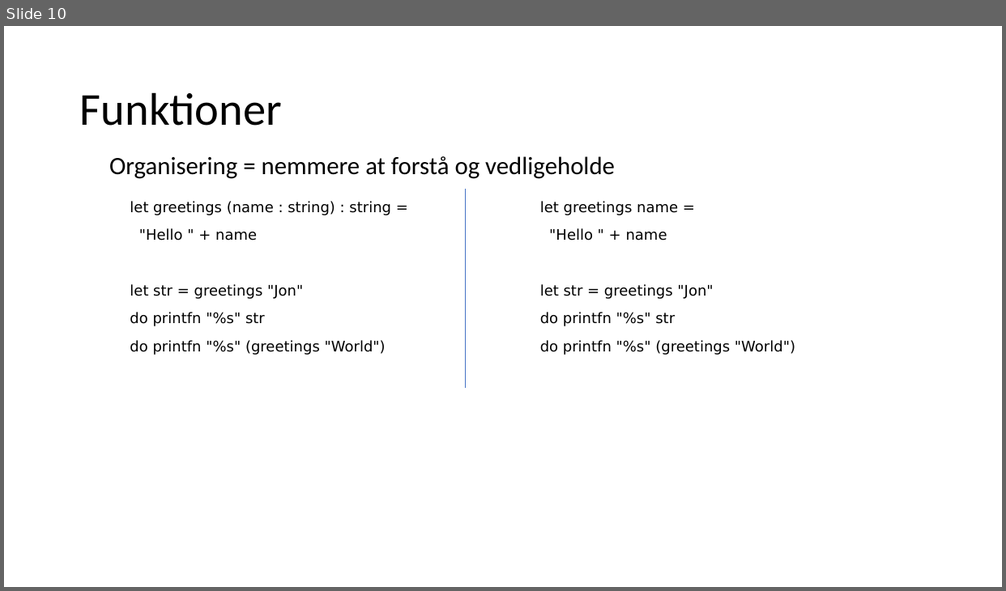
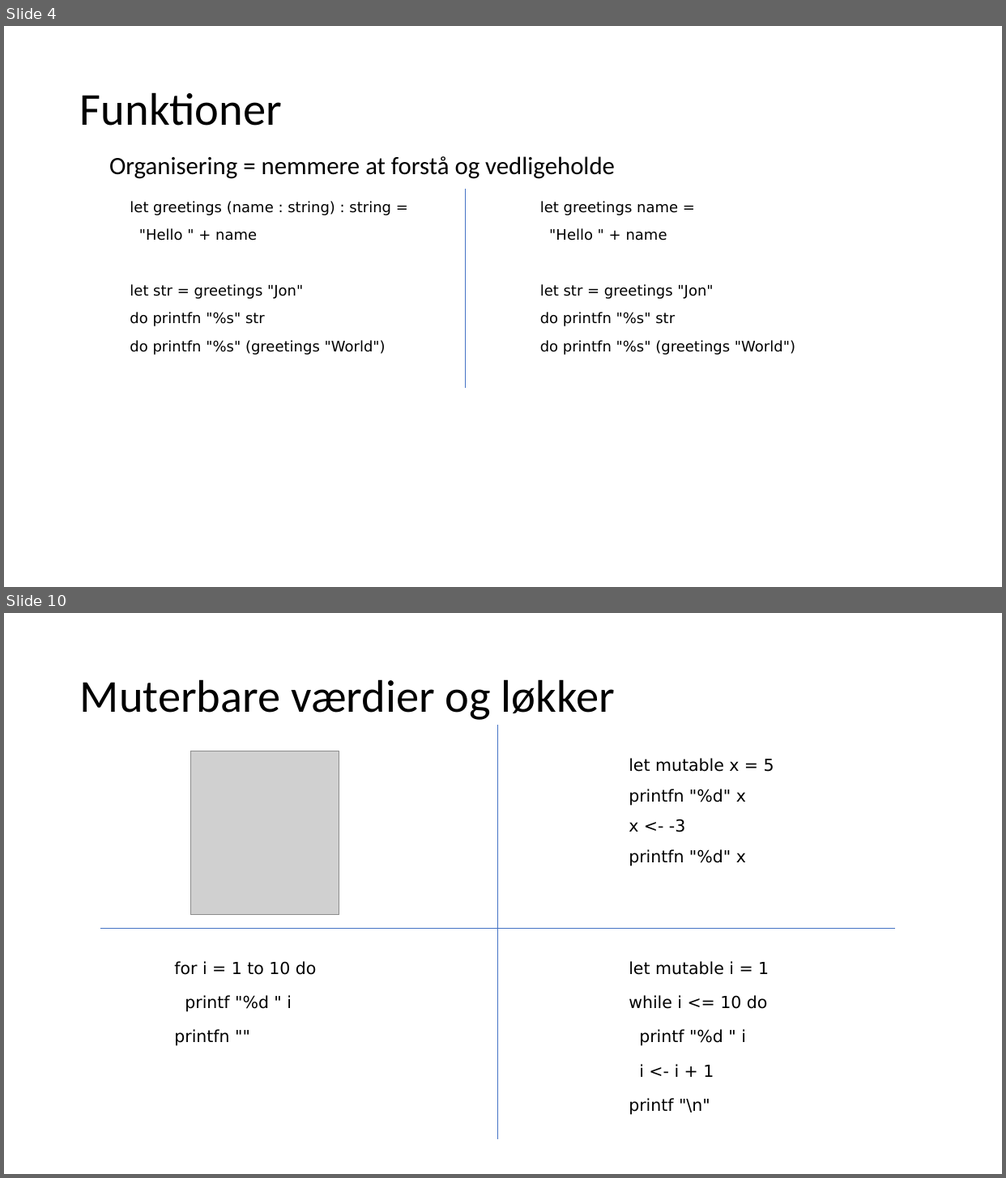
Before and after one commit to fisterloegsovs/pop22, a slide deck: lectures/3.2FunctionsNPrintf/lecture.pptx. Shown one above the other, each under a label of ours: slide 10 before the commit, slides 4 and 10 after it; the slides between them are not shown. The pictures are 1006x591 and 1006x1178 pixels, drawn with LibreOffice and Linux fonts; fonts in the diff are those of the drawing; grey boxes stand for pictures. Boxes give left, top, right and bottom in pixels: in the first picture for what was removed or moved away, otherwise in the second. Text is boxed around its words. In the diff, an @@ line names an element or a change of style, - is before the commit and + after.

```diff
--- a/lectures/3.2FunctionsNPrintf/lecture.pptx
+++ b/lectures/3.2FunctionsNPrintf/lecture.pptx
@@ slide 10 added at bbox=[4, 613, 1002, 1174], background #FFFFFF @@
@@ title added at bbox=[80, 679, 615, 720], 44 pt, text #000000 @@
+Muterbare værdier og løkker
@@ line added from (497, 726) to (497, 1140), #4472C4 0.5 pt @@
@@ picture added at bbox=[190, 752, 339, 914] @@
@@ text added at bbox=[629, 758, 774, 867], 16 pt, text #000000 @@
+let mutable x = 5
+printfn "%d" x
+x <- -3
+printfn "%d" x
@@ line added from (100, 928) to (497, 928), #4472C4 0.5 pt @@
@@ line added from (497, 929) to (895, 929), #4472C4 0.5 pt @@
@@ text added at bbox=[174, 961, 317, 1046], 16 pt, text #000000 @@
+for i = 1 to 10 do
+printf "%d " i
+printfn ""
@@ text added at bbox=[629, 961, 769, 1115], 16 pt, text #000000 @@
+let mutable i = 1
+while i <= 10 do
+printf "%d " i
+i <- i + 1
+printf "\n"
@@ what was slide 10 is now slide 4 @@
```
Also in this commit, not shown: 2 slides changed, 5 other slides added, 6 slides removed, 3 other files.
